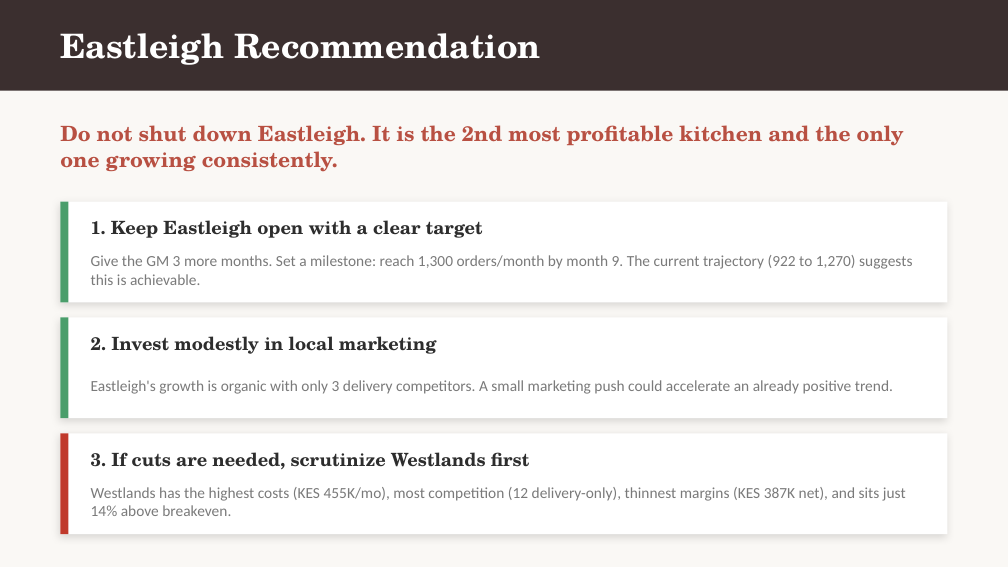
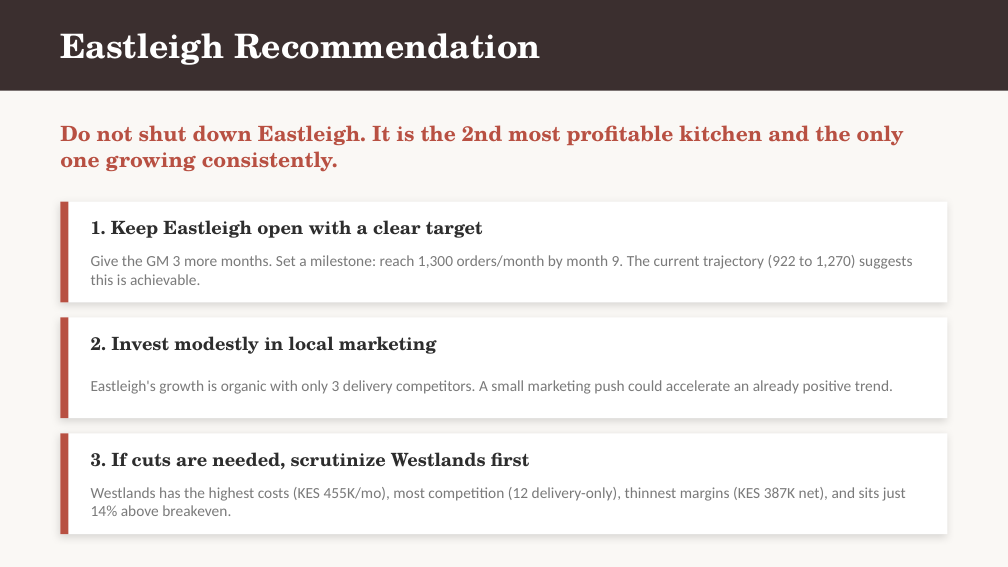
Before and after one commit to Diana-Injelwa/Quickbites-Case-Study, a slide deck: slide 7 of Quickbites Analysis.pptx. Drawn at 1008x567 pixels with LibreOffice and Linux fonts; fonts in the diff are those of the drawing. Boxes give left, top, right and bottom in pixels: in the first picture for what was removed or moved away, otherwise in the second. Text is boxed around its words. In the diff, an @@ line names an element or a change of style, - is before the commit and + after.

```diff
--- a/Quickbites Analysis.pptx
+++ b/Quickbites Analysis.pptx
@@ rectangle at [60, 202, 69, 302]: fill #4A9E6B to #B85042 @@
@@ rectangle at [60, 318, 69, 418]: fill #4A9E6B to #B85042 @@
@@ rectangle at [60, 433, 69, 534]: fill #C0392B to #B85042 @@
```
Also in this commit, not shown: 7 other slides changed, 1 slide removed, 1 other file.
